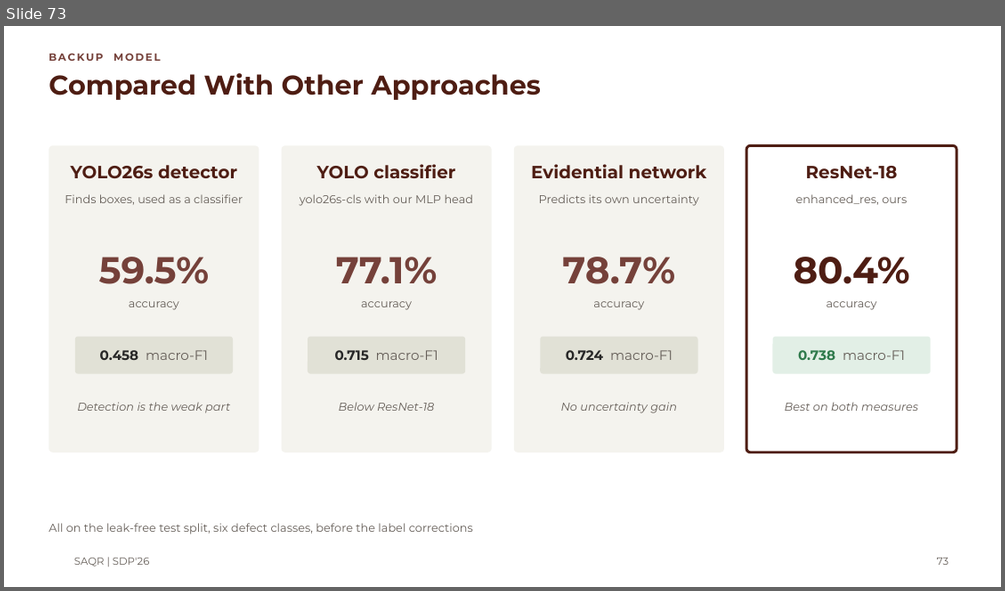
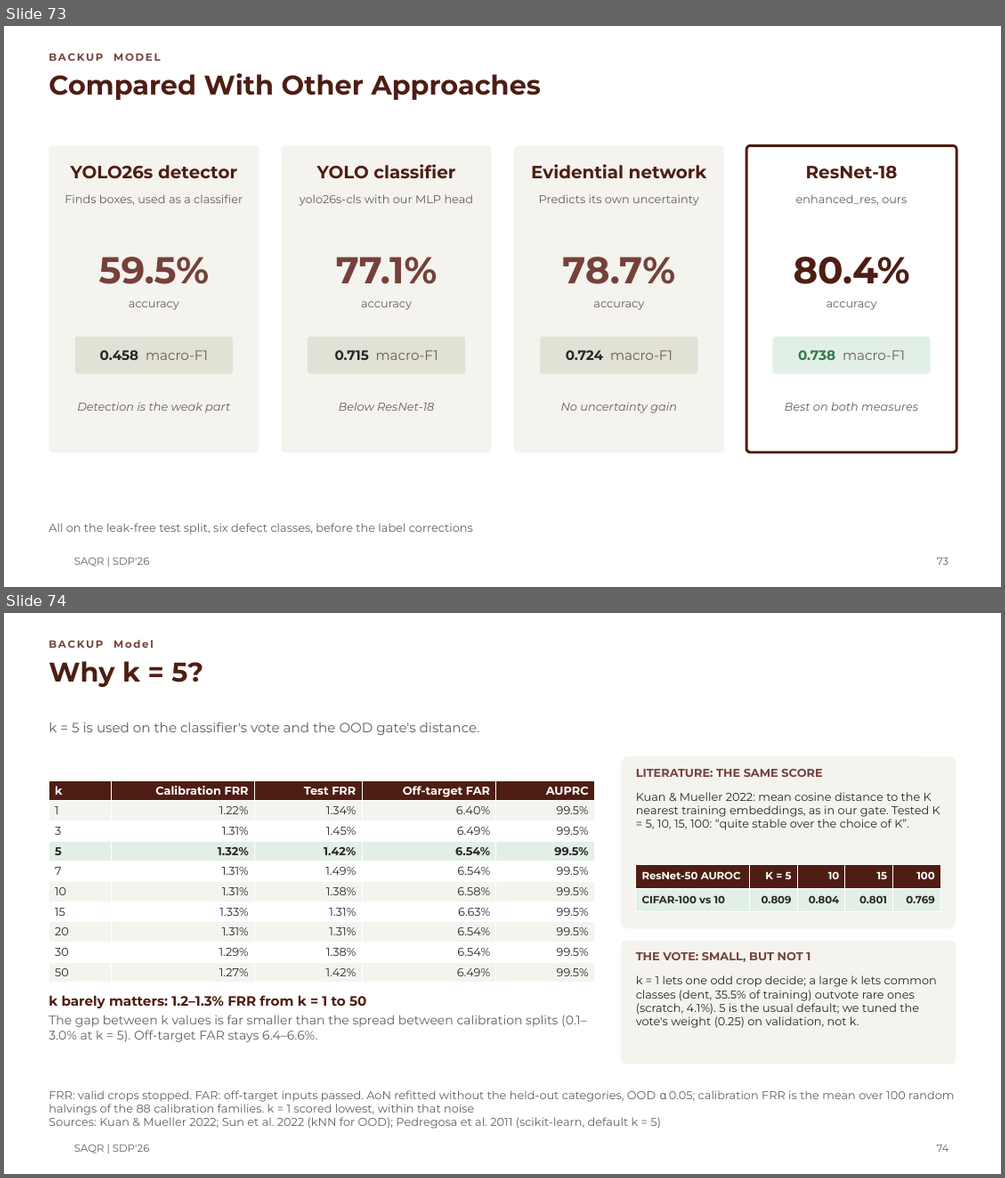
Before and after one commit to MASAR-AUS/SAQR, a slide deck: SAQR CMP490 Presentation.pptx. Shown one above the other, each under a label of ours: slide 73 before the commit, slides 73 and 74 after it. The pictures are 1005x591 and 1005x1178 pixels, drawn with LibreOffice and Linux fonts; fonts in the diff are those of the drawing; background and template pictures are left out. Boxes give left, top, right and bottom in pixels: in the first picture for what was removed or moved away, otherwise in the second. Text is boxed around its words. In the diff, an @@ line names an element or a change of style, - is before the commit and + after.

```diff
--- a/SAQR CMP490 Presentation.pptx
+++ b/SAQR CMP490 Presentation.pptx
@@ slide 74 added at <box>4,613,1001,1174</box>, background #FFFFFF; not listed: 1 template element that a slide beside it also shows @@
@@ title added at <box>48,661,203,687</box>, 26 pt, text #4E1D13, bold @@
+Why k = 5?
@@ text added at <box>48,640,154,648</box>, 10 pt, text #75413A, bold @@
+BACKUP Model
@@ text added at <box>48,722,480,735</box>, 13 pt, text #665F59 @@
+k = 5 is used on the classifier's vote and the OOD gate's distance.
@@ rounded rectangle added at <box>621,756,956,929</box>, fill #F4F3EE @@
@@ text added at <box>636,769,822,777</box>, 11 pt, text #75413A, bold @@
+LITERATURE: THE SAME SCORE
@@ table added at <box>48,780,596,982</box>, 10 rows, 5 columns @@
+k | Calibration FRR | Test FRR | Off-target FAR | AUPRC
+1 | 1.22% | 1.34% | 6.40% | 99.5%
+3 | 1.31% | 1.45% | 6.49% | 99.5%
+5 | 1.32% | 1.42% | 6.54% | 99.5%
+7 | 1.31% | 1.49% | 6.54% | 99.5%
+10 | 1.31% | 1.38% | 6.58% | 99.5%
+15 | 1.33% | 1.31% | 6.63% | 99.5%
+20 | 1.31% | 1.31% | 6.54% | 99.5%
+30 | 1.29% | 1.38% | 6.54% | 99.5%
+50 | 1.27% | 1.42% | 6.49% | 99.5%
@@ text added at <box>636,792,940,830</box>, 11 pt, text #272727 @@
+Kuan & Mueller 2022: mean cosine distance to the K nearest training embeddings, as in our gate. Tested K = 5, 10, 15, 100: “quite stable over the choice of K”.
@@ table added at <box>636,864,941,912</box>, 2 rows, 5 columns @@
+ResNet-50 AUROC | K = 5 | 10 | 15 | 100
+CIFAR-100 vs 10 | 0.809 | 0.804 | 0.801 | 0.769
@@ rounded rectangle added at <box>621,941,956,1064</box>, fill #F4F3EE @@
@@ text added at <box>636,952,810,962</box>, 11 pt, text #75413A, bold @@
+THE VOTE: SMALL, BUT NOT 1
@@ text added at <box>636,975,937,1028</box>, 11 pt, text #272727 @@
+k = 1 lets one odd crop decide; a large k lets common classes (dent, 35.5% of training) outvote rare ones (scratch, 4.1%). 5 is the usual default; we tuned the vote's weight (0.25) on validation, not k.
@@ text added at <box>48,995,587,1042</box>, 12 pt, text #665F59 @@
+k barely matters: 1.2–1.3% FRR from k = 1 to 50
+The gap between k values is far smaller than the spread between calibration splits (0.1–3.0% at k = 5). Off-target FAR stays 6.4–6.6%.
@@ text added at <box>48,1090,954,1128</box>, 11 pt, text #665F59 @@
+FRR: valid crops stopped. FAR: off-target inputs passed. AoN refitted without the held-out categories, OOD α 0.05; calibration FRR is the mean over 100 random halvings of the 88 calibration families. k = 1 scored lowest, within that noise
+Sources: Kuan & Mueller 2022; Sun et al. 2022 (kNN for OOD); Pedregosa et al. 2011 (scikit-learn, default k = 5)
@@ page number added at <box>937,1144,949,1151</box>, 10 pt, text #665F59 @@
+74
```
Also in this commit, not shown: 5 slides changed, 1 other slide added, 4 other files.
